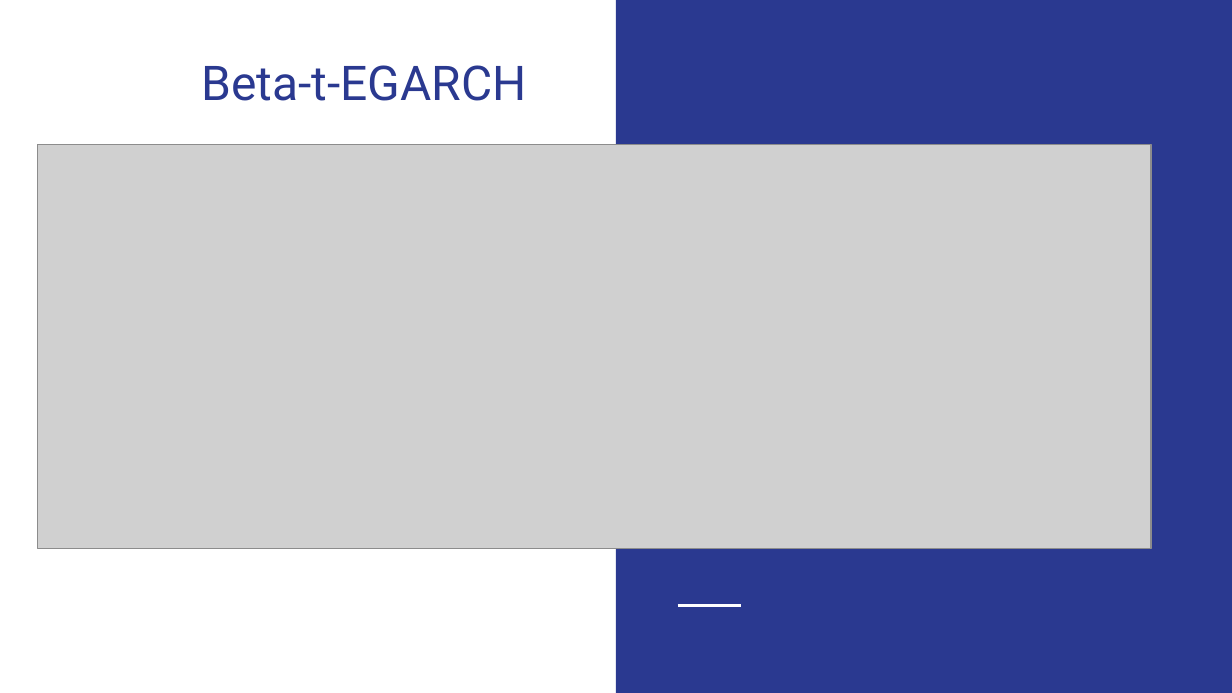
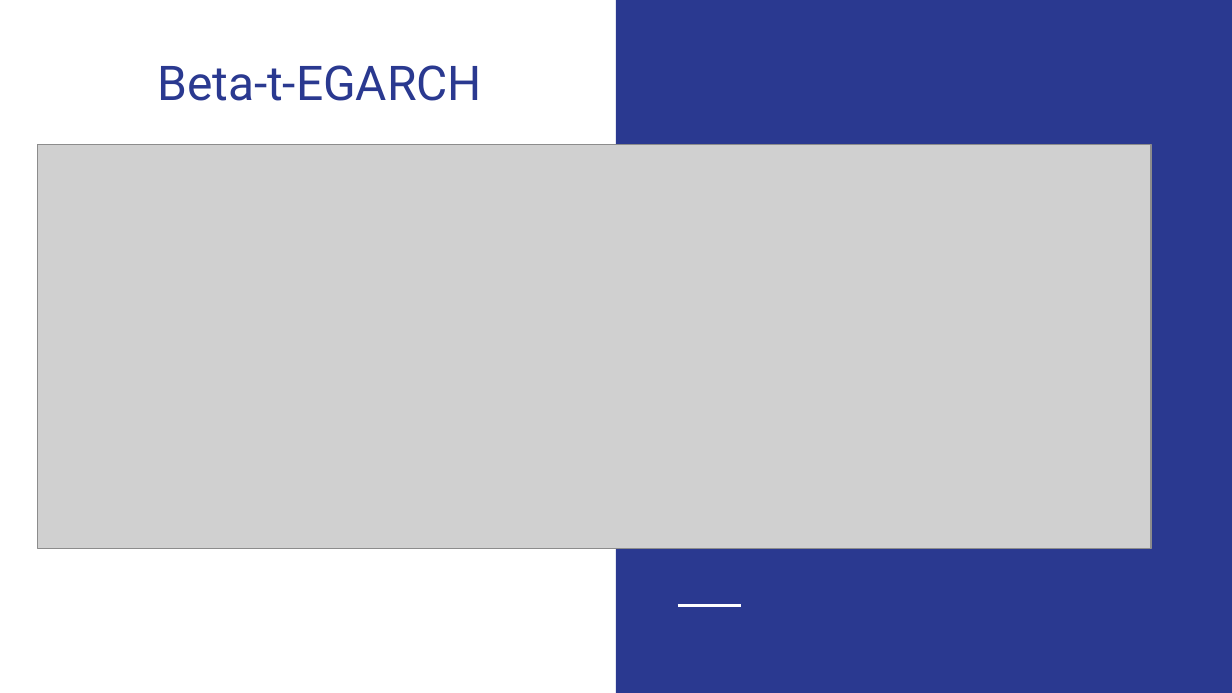
Before and after one commit to Lucas-Shaiman/project-beta, a slide deck: slide 10 of Case study.pptx (slide 9 before the commit). Drawn at 1232x693 pixels with LibreOffice and Linux fonts; fonts in the diff are those of the drawing; grey boxes stand for pictures. Boxes give left, top, right and bottom in pixels: in the first picture for what was removed or moved away, otherwise in the second. Text is boxed around its words. In the diff, an @@ line names an element or a change of style, - is before the commit and + after.

```diff
--- a/Case study.pptx
+++ b/Case study.pptx
@@ text "Beta-t-EGARCH": place and size @@
-text "Beta-t-EGARCH" at box(202, 65, 527, 101)
+text "Beta-t-EGARCH" at box(157, 65, 482, 101)
```
Also in this commit, not shown: 9 other slides changed, 2 slides added.
